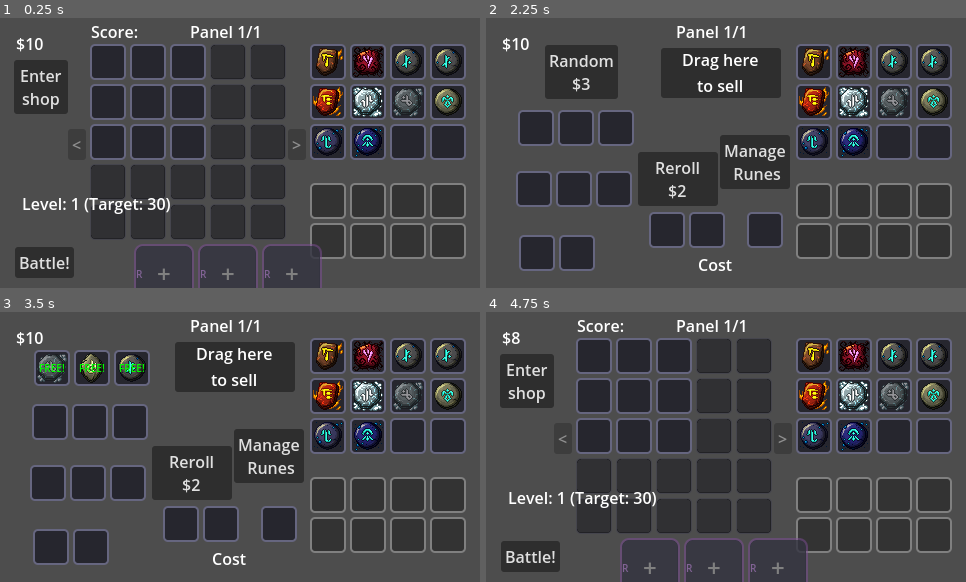
Above: before the commit, frames 1-4 (two rows, left to right).
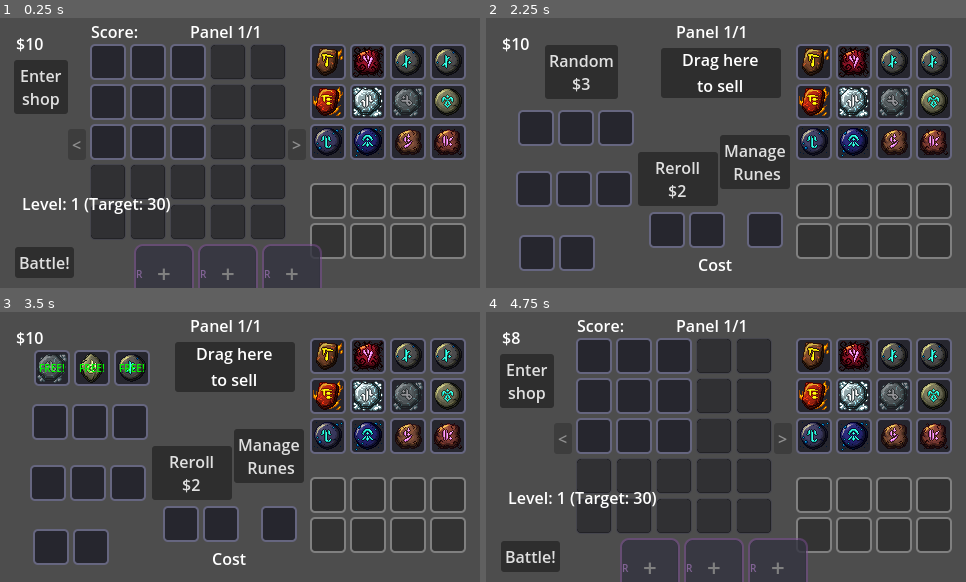
Above: after the commit, the same moments.

Repository: RenatoAAB/Runes
Game: Godot game, scene res://scenes/main.tscn
The game is run twice, just before and just after one commit, with the same random seed, the same clock (stepped at 60 frames per second) and the same inputs.
Inputs:
- Up to frame 1 (0.25 s): no input
- Up to frame 2 (2.25 s): click "Enter shop" at 0.5 s; click "Manage Runes" at 1.25 s; click "Enter shop" at 2 s
- Up to frame 3 (3.5 s): click "Random $3" at 2.75 s
- Up to frame 4 (4.75 s): click "Reroll $2" at 3.5 s; click "Manage Runes" at 4.25 s

The runs differ from the first frame. In frame 1, 0.8% of the frame differs, in the area x 82-97%, y 41-51%; in frame 2, 0.8%; in frame 3, 0.8%; in frame 4, 0.8%.

Commit message:
empathy e ninfa

Diff:
--- /dev/null
+++ b/resources/effects/effect_empathy_repeat_previous.tres
@@ -0,0 +1,13 @@
+[gd_resource type="Resource" script_class="RuneEffect" load_steps=4 format=3]
+
+[ext_resource type="Script" path="res://scripts/data/rune_effect.gd" id="1_effect"]
+[ext_resource type="Resource" path="res://resources/effects/conditions/condition_always.tres" id="2_cond"]
+[ext_resource type="Resource" path="res://resources/effects/targets/target_sequence_previous.tres" id="3_target"]
+[ext_resource type="Resource" path="res://resources/effects/payloads/payload_copy_previous_rune_effects.tres" id="4_payload"]
+
+[resource]
+script = ExtResource("1_effect")
+trigger = 0
+condition = ExtResource("2_cond")
+target = ExtResource("3_target")
+payload = ExtResource("4_payload")
--- /dev/null
+++ b/resources/effects/effect_nymph_spawn_water.tres
@@ -0,0 +1,13 @@
+[gd_resource type="Resource" script_class="RuneEffect" load_steps=4 format=3]
+
+[ext_resource type="Script" path="res://scripts/data/rune_effect.gd" id="1_effect"]
+[ext_resource type="Resource" path="res://resources/effects/conditions/condition_always.tres" id="2_cond"]
+[ext_resource type="Resource" path="res://resources/effects/targets/target_below.tres" id="3_target"]
+[ext_resource type="Resource" path="res://resources/effects/payloads/payload_create_pure_water_if_empty.tres" id="4_payload"]
+
+[resource]
+script = ExtResource("1_effect")
+trigger = 0
+condition = ExtResource("2_cond")
+target = ExtResource("3_target")
+payload = ExtResource("4_payload")
--- a/resources/effects/effect_phoenix_resurrect.tres
+++ b/resources/effects/effect_phoenix_resurrect.tres
@@ -1,9 +1,9 @@
-[gd_resource type="Resource" script_class="RuneEffect" load_steps=4 format=3]
+[gd_resource type="Resource" script_class="RuneEffect" load_steps=5 format=3 uid="uid://b6crilka5nddg"]
 
-[ext_resource type="Script" path="res://scripts/data/rune_effect.gd" id="1_effect"]
-[ext_resource type="Resource" path="res://resources/effects/conditions/condition_always.tres" id="2_cond"]
-[ext_resource type="Resource" path="res://resources/effects/targets/target_self.tres" id="3_target"]
-[ext_resource type="Resource" path="res://resources/effects/payloads/payload_mark_resurrection.tres" id="4_payload"]
+[ext_resource type="Script" uid="uid://dpxjxr3dyc4i0" path="res://scripts/data/rune_effect.gd" id="1_effect"]
+[ext_resource type="Resource" uid="uid://g3tyvvr22v14" path="res://resources/effects/conditions/condition_always.tres" id="2_cond"]
+[ext_resource type="Resource" uid="uid://16yatdx658me" path="res://resources/effects/targets/target_self.tres" id="3_target"]
+[ext_resource type="Resource" uid="uid://b36ccttykkfci" path="res://resources/effects/payloads/payload_mark_resurrection.tres" id="4_payload"]
 
 [resource]
 script = ExtResource("1_effect")
--- a/resources/effects/effect_sacred_spirit_bonus.tres
+++ b/resources/effects/effect_sacred_spirit_bonus.tres
@@ -1,13 +1,12 @@
-[gd_resource type="Resource" script_class="RuneEffect" load_steps=4 format=3]
+[gd_resource type="Resource" script_class="RuneEffect" load_steps=5 format=3 uid="uid://b4sp3hecdskyw"]
 
-[ext_resource type="Script" path="res://scripts/data/rune_effect.gd" id="1_effect"]
-[ext_resource type="Resource" path="res://resources/effects/conditions/condition_always.tres" id="2_cond"]
-[ext_resource type="Resource" path="res://resources/effects/targets/target_self.tres" id="3_target"]
+[ext_resource type="Script" uid="uid://dpxjxr3dyc4i0" path="res://scripts/data/rune_effect.gd" id="1_effect"]
+[ext_resource type="Resource" uid="uid://g3tyvvr22v14" path="res://resources/effects/conditions/condition_always.tres" id="2_cond"]
+[ext_resource type="Resource" uid="uid://16yatdx658me" path="res://resources/effects/targets/target_self.tres" id="3_target"]
 [ext_resource type="Resource" path="res://resources/effects/payloads/payload_score_per_spirit_activated.tres" id="4_payload"]
 
 [resource]
 script = ExtResource("1_effect")
-trigger = 0
 condition = ExtResource("2_cond")
 target = ExtResource("3_target")
 payload = ExtResource("4_payload")
--- a/resources/effects/effect_score_50.tres
+++ b/resources/effects/effect_score_50.tres
@@ -1,13 +1,12 @@
-[gd_resource type="Resource" script_class="RuneEffect" load_steps=4 format=3]
+[gd_resource type="Resource" script_class="RuneEffect" load_steps=5 format=3 uid="uid://dukhso5ey6arw"]
 
-[ext_resource type="Script" path="res://scripts/data/rune_effect.gd" id="1_effect"]
-[ext_resource type="Resource" path="res://resources/effects/conditions/condition_always.tres" id="2_cond"]
-[ext_resource type="Resource" path="res://resources/effects/targets/target_self.tres" id="3_target"]
+[ext_resource type="Script" uid="uid://dpxjxr3dyc4i0" path="res://scripts/data/rune_effect.gd" id="1_effect"]
+[ext_resource type="Resource" uid="uid://g3tyvvr22v14" path="res://resources/effects/conditions/condition_always.tres" id="2_cond"]
+[ext_resource type="Resource" uid="uid://16yatdx658me" path="res://resources/effects/targets/target_self.tres" id="3_target"]
 [ext_resource type="Resource" path="res://resources/effects/payloads/payload_add_score_50.tres" id="4_payload"]
 
 [resource]
 script = ExtResource("1_effect")
-trigger = 0
 condition = ExtResource("2_cond")
 target = ExtResource("3_target")
 payload = ExtResource("4_payload")
--- /dev/null
+++ b/resources/effects/payloads/payload_copy_previous_rune_effects.tres
@@ -0,0 +1,6 @@
+[gd_resource type="Resource" script_class="PayloadCopyPreviousRuneEffects" load_steps=2 format=3]
+
+[ext_resource type="Script" path="res://scripts/data/effects/payloads/payload_copy_previous_rune_effects.gd" id="1_payload"]
+
+[resource]
+script = ExtResource("1_payload")
--- /dev/null
+++ b/resources/effects/payloads/payload_create_pure_water_if_empty.tres
@@ -0,0 +1,6 @@
+[gd_resource type="Resource" script_class="PayloadCreatePureWaterIfEmpty" load_steps=2 format=3]
+
+[ext_resource type="Script" path="res://scripts/data/effects/payloads/payload_create_pure_water_if_empty.gd" id="1_payload"]
+
+[resource]
+script = ExtResource("1_payload")
--- a/resources/effects/payloads/payload_mark_resurrection.tres
+++ b/resources/effects/payloads/payload_mark_resurrection.tres
@@ -1,6 +1,6 @@
-[gd_resource type="Resource" script_class="PayloadMarkResurrection" load_steps=2 format=3]
+[gd_resource type="Resource" script_class="PayloadMarkResurrection" load_steps=2 format=3 uid="uid://b36ccttykkfci"]
 
-[ext_resource type="Script" path="res://scripts/data/effects/payloads/payload_mark_resurrection.gd" id="1_payload"]
+[ext_resource type="Script" uid="uid://chtvcmnmuue52" path="res://scripts/data/effects/payloads/payload_mark_resurrection.gd" id="1_payload"]
 
 [resource]
 script = ExtResource("1_payload")
--- a/resources/effects/payloads/payload_score_per_spirit_activated.tres
+++ b/resources/effects/payloads/payload_score_per_spirit_activated.tres
@@ -1,7 +1,6 @@
-[gd_resource type="Resource" script_class="PayloadScorePerSpiritActivated" load_steps=2 format=3]
+[gd_resource type="Resource" script_class="PayloadScorePerSpiritActivated" load_steps=2 format=3 uid="uid://cooek6ei7gf62"]
 
-[ext_resource type="Script" path="res://scripts/data/effects/payloads/payload_score_per_spirit_activated.gd" id="1_payload"]
+[ext_resource type="Script" uid="uid://coo37t4kfwqjp" path="res://scripts/data/effects/payloads/payload_score_per_spirit_activated.gd" id="1_payload"]
 
 [resource]
 script = ExtResource("1_payload")
-amount_per_rune = 20
--- /dev/null
+++ b/resources/effects/payloads/payload_trigger_targets.tres
@@ -0,0 +1,6 @@
+[gd_resource type="Resource" script_class="PayloadTriggerTargets" load_steps=2 format=3]
+
+[ext_resource type="Script" path="res://scripts/data/effects/payloads/payload_trigger_targets.gd" id="1_payload"]
+
+[resource]
+script = ExtResource("1_payload")
--- /dev/null
+++ b/resources/effects/targets/target_sequence_previous.tres
@@ -0,0 +1,8 @@
+[gd_resource type="Resource" script_class="TargetSequence" load_steps=2 format=3]
+
+[ext_resource type="Script" path="res://scripts/data/effects/targets/target_sequence.gd" id="1_seq"]
+
+[resource]
+script = ExtResource("1_seq")
+direction = 0
+include_self = false
--- a/resources/runes/uncommon/rune_empathy.tres
+++ b/resources/runes/uncommon/rune_empathy.tres
@@ -1,14 +1,15 @@
-[gd_resource type="Resource" script_class="RuneData" load_steps=4 format=3 uid="uid://b165vm8geww4y"]
+[gd_resource type="Resource" script_class="RuneData" load_steps=5 format=3 uid="uid://b165vm8geww4y"]
 
 [ext_resource type="Script" uid="uid://s48ipf5uo7mv" path="res://scripts/data/rune_data.gd" id="1_data"]
-[ext_resource type="Script" uid="uid://dpxjxr3dyc4i0" path="res://scripts/data/rune_effect.gd" id="1_iohvk"]
-[ext_resource type="Resource" path="res://resources/effects/effect_score_30.tres" id="2_effect"]
+[ext_resource type="Resource" path="res://resources/effects/effect_empathy_repeat_previous.tres" id="2_effect"]
+[ext_resource type="Texture2D" path="res://sprites/icons/runes/Icon32.png" id="3_icon"]
 
 [resource]
 script = ExtResource("1_data")
 id = "empathy"
 rune_name = "Empatia"
-description = "+30 pontos. (+1 ativação para runas do mesmo elemento - WIP)"
+description = "Copia os efeitos da runa anterior na sequência (usa a própria ativação)."
 rarity = 1
 elements = Array[int]([4, 1])
-effects = Array[ExtResource("1_iohvk")]([ExtResource("2_effect")])
+textures = [ExtResource("3_icon")]
+effects = [ExtResource("2_effect")]
--- a/resources/runes/uncommon/rune_nymph.tres
+++ b/resources/runes/uncommon/rune_nymph.tres
@@ -1,14 +1,15 @@
-[gd_resource type="Resource" script_class="RuneData" load_steps=4 format=3 uid="uid://dsagb67rf2ptx"]
+[gd_resource type="Resource" script_class="RuneData" load_steps=5 format=3 uid="uid://dsagb67rf2ptx"]
 
 [ext_resource type="Script" uid="uid://s48ipf5uo7mv" path="res://scripts/data/rune_data.gd" id="1_data"]
-[ext_resource type="Script" uid="uid://dpxjxr3dyc4i0" path="res://scripts/data/rune_effect.gd" id="1_s5ykq"]
-[ext_resource type="Resource" path="res://resources/effects/effect_score_30.tres" id="2_effect"]
+[ext_resource type="Resource" path="res://resources/effects/effect_nymph_spawn_water.tres" id="2_effect"]
+[ext_resource type="Texture2D" path="res://sprites/icons/runes/Icon33.png" id="3_icon"]
 
 [resource]
 script = ExtResource("1_data")
 id = "nymph"
 rune_name = "Ninfa"
-description = "+30 pontos. (Cria runa Water em slot vazio abaixo - WIP)"
+description = "Se o slot abaixo estiver vazio, cria uma runa de Água pura nele."
 rarity = 1
 elements = Array[int]([4, 1])
-effects = Array[ExtResource("1_s5ykq")]([ExtResource("2_effect")])
+textures = [ExtResource("3_icon")]
+effects = [ExtResource("2_effect")]
--- a/resources/runes/uncommon/rune_phoenix.tres
+++ b/resources/runes/uncommon/rune_phoenix.tres
@@ -1,9 +1,10 @@
 [gd_resource type="Resource" script_class="RuneData" load_steps=6 format=3 uid="uid://ckse0lfiw6q1d"]
 
 [ext_resource type="Script" uid="uid://s48ipf5uo7mv" path="res://scripts/data/rune_data.gd" id="1_data"]
-[ext_resource type="Resource" path="res://resources/effects/effect_score_50.tres" id="2_effect_score"]
-[ext_resource type="Resource" path="res://resources/effects/effect_phoenix_resurrect.tres" id="3_effect_res"]
-[ext_resource type="Texture2D" path="res://sprites/icons/runes/Icon45.png" id="4_icon"]
+[ext_resource type="Script" uid="uid://dpxjxr3dyc4i0" path="res://scripts/data/rune_effect.gd" id="1_soc21"]
+[ext_resource type="Resource" uid="uid://dukhso5ey6arw" path="res://resources/effects/effect_score_50.tres" id="2_effect_score"]
+[ext_resource type="Resource" uid="uid://b6crilka5nddg" path="res://resources/effects/effect_phoenix_resurrect.tres" id="3_effect_res"]
+[ext_resource type="Texture2D" uid="uid://wwblorximvkl" path="res://sprites/icons/runes/Icon45.png" id="4_icon"]
 
 [resource]
 script = ExtResource("1_data")
@@ -13,5 +14,5 @@
 rarity = 1
 elements = Array[int]([4, 0])
 is_indestructible = false
-textures = [ExtResource("4_icon")]
-effects = [ExtResource("2_effect_score"), ExtResource("3_effect_res")]
+textures = Array[Texture2D]([ExtResource("4_icon")])
+effects = Array[ExtResource("1_soc21")]([ExtResource("2_effect_score"), ExtResource("3_effect_res")])
--- a/resources/runes/uncommon/rune_sacred.tres
+++ b/resources/runes/uncommon/rune_sacred.tres
@@ -1,8 +1,9 @@
-[gd_resource type="Resource" script_class="RuneData" load_steps=6 format=3 uid="uid://dixlohqkt4vcl"]
+[gd_resource type="Resource" script_class="RuneData" load_steps=5 format=3 uid="uid://dixlohqkt4vcl"]
 
 [ext_resource type="Script" uid="uid://s48ipf5uo7mv" path="res://scripts/data/rune_data.gd" id="1_data"]
-[ext_resource type="Resource" path="res://resources/effects/effect_sacred_spirit_bonus.tres" id="2_effect"]
-[ext_resource type="Texture2D" path="res://sprites/icons/runes/Icon46.png" id="3_icon"]
+[ext_resource type="Script" uid="uid://dpxjxr3dyc4i0" path="res://scripts/data/rune_effect.gd" id="1_u1cua"]
+[ext_resource type="Resource" uid="uid://b4sp3hecdskyw" path="res://resources/effects/effect_sacred_spirit_bonus.tres" id="2_effect"]
+[ext_resource type="Texture2D" uid="uid://c06ho32qsno82" path="res://sprites/icons/runes/Icon46.png" id="3_icon"]
 
 [resource]
 script = ExtResource("1_data")
@@ -11,5 +12,5 @@
 description = "+20 pontos para cada runa de Espírito que foi ativada na rodada."
 rarity = 1
 elements = Array[int]([4, 0])
-textures = [ExtResource("3_icon")]
-effects = [ExtResource("2_effect")]
+textures = Array[Texture2D]([ExtResource("3_icon")])
+effects = Array[ExtResource("1_u1cua")]([ExtResource("2_effect")])
--- a/scenes/main.tscn
+++ b/scenes/main.tscn
@@ -10,16 +10,18 @@
 [ext_resource type="Resource" uid="uid://c6gjg03cc4ok1" path="res://resources/runes/common/rune_fire.tres" id="6_jkv2x"]
 [ext_resource type="Script" uid="uid://c212fo845qvri" path="res://scripts/ui/tooltip_manager.gd" id="7_trceg"]
 [ext_resource type="Resource" uid="uid://xtdyw6q0mvfr" path="res://resources/runes/uncommon/rune_meteor.tres" id="10_pm3ni"]
-[ext_resource type="Resource" path="res://resources/runes/common/rune_darkness.tres" id="11_0ld40"]
-[ext_resource type="Resource" path="res://resources/runes/common/rune_vacuum.tres" id="11_gqmmt"]
+[ext_resource type="Resource" uid="uid://ddrpf7ipqa6ho" path="res://resources/runes/common/rune_darkness.tres" id="11_0ld40"]
+[ext_resource type="Resource" uid="uid://los6hsochy4j" path="res://resources/runes/common/rune_vacuum.tres" id="11_gqmmt"]
 [ext_resource type="Script" uid="uid://2lm3cymbdyl3" path="res://scripts/ui/shop_ui.gd" id="11_shop"]
 [ext_resource type="Resource" uid="uid://d3ui0cqhaq8lf" path="res://resources/runes/rare/rune_gravity.tres" id="12_dp3eg"]
-[ext_resource type="Resource" path="res://resources/runes/common/rune_light.tres" id="12_gqmmt"]
+[ext_resource type="Resource" uid="uid://cn6hk3tc2dfs7" path="res://resources/runes/common/rune_light.tres" id="12_gqmmt"]
 [ext_resource type="Script" uid="uid://1napf1qi4oou" path="res://scripts/ui/sell_area.gd" id="12_sell"]
-[ext_resource type="Resource" path="res://resources/runes/common/rune_dream.tres" id="13_yc10j"]
+[ext_resource type="Resource" uid="uid://doyhkjvdfum17" path="res://resources/runes/common/rune_dream.tres" id="13_yc10j"]
 [ext_resource type="Resource" uid="uid://ckse0lfiw6q1d" path="res://resources/runes/uncommon/rune_phoenix.tres" id="14_yc10j"]
 [ext_resource type="Resource" uid="uid://dixlohqkt4vcl" path="res://resources/runes/uncommon/rune_sacred.tres" id="15_jscy8"]
 [ext_resource type="Resource" uid="uid://b68ko7mf7bcei" path="res://resources/runes/uncommon/rune_obsidian.tres" id="16_og1vs"]
+[ext_resource type="Resource" uid="uid://b165vm8geww4y" path="res://resources/runes/uncommon/rune_empathy.tres" id="16_pm3ni"]
+[ext_resource type="Resource" uid="uid://dsagb67rf2ptx" path="res://resources/runes/uncommon/rune_nymph.tres" id="17_y6deb"]
 [ext_resource type="Resource" uid="uid://drwnsdkkhm5um" path="res://resources/runes/drop_rates.tres" id="18_pm3ni"]
 
 [node name="Main" type="Node2D" node_paths=PackedStringArray("game_manager", "inventory_manager", "grid_container", "in …(249 unchanged characters)…
@@ -49,7 +51,7 @@
 script = ExtResource("1_o6xl0")
 inventory_manager = NodePath("../InventoryManager")
 base_target_score = 30
-initial_runes = Array[ExtResource("5_muem4")]([ExtResource(" …(194 unchanged characters)… rce("14_yc10j"), ExtResource("15_jscy8")])
+initial_runes = Array[ExtResource("5_muem4")]([ExtResource(" …(194 unchanged characters)… rce("14_yc10j"), ExtResource("15_jscy8"), ExtResource("16_pm3ni"), ExtResource("17_y6deb")])
 rune_drop_rates = ExtResource("18_pm3ni")
 
 [node name="InventoryManager" type="Node" parent="Managers"]
--- /dev/null
+++ b/scripts/data/effects/payloads/payload_copy_previous_rune_effects.gd
@@ -0,0 +1,28 @@
+class_name PayloadCopyPreviousRuneEffects
+extends EffectPayload
+
+## Copies ON_READ effects of the previous rune in sequence, executing them as if this rune cast them.
+## Consumes this rune's activation (handled by the caller); does not trigger the previous rune's activation.
+
+func execute(targets: Array[GridSlot], source_rune: RuneInstance, context: BattleContext) -> void:
+	if not context:
+		return
+	var source_slot := context.current_slot
+	if not source_slot:
+		return
+	for slot in targets:
+		if slot.is_empty():
+			continue
+		var ref_rune := slot.rune
+		for effect in ref_rune.data.effects:
+			if effect.trigger != GameEnums.EffectTrigger.ON_READ:
+				continue
+			effect.execute(source_rune, context, source_slot)
+
+
+func get_description() -> String:
+	return "Copy effects of rune"
+
+
+func get_keywords() -> Array[StringName]:
+	return [Keywords.TRIGGER, Keywords.CHAIN]
--- /dev/null
+++ b/scripts/data/effects/payloads/payload_create_pure_water_if_empty.gd
@@ -0,0 +1,41 @@
+class_name PayloadCreatePureWaterIfEmpty
+extends EffectPayload
+
+const RuneLibrary = preload("res://scripts/data/rune_library.gd")
+const ElementIcons = preload("res://scripts/core/element_icons.gd")
+
+## Creates a random pure Water rune in the target slot if it is empty.
+func execute(targets: Array[GridSlot], _source_rune: RuneInstance, context: BattleContext) -> void:
+	if not context:
+		return
+	var candidates = RuneLibrary.get_pure_runes_for_element(GameEnums.Element.WATER)
+	for slot in targets:
+		if slot.is_void() or not slot.is_empty():
+			continue
+		var rune_data: RuneData = _pick_candidate(candidates)
+		if not rune_data:
+			continue
+		var instance = RuneInstance.new(rune_data)
+		slot.set_rune(instance)
+		if context.grid:
+			context.grid.slot_changed.emit(slot.grid_position)
+		if context.event_bus:
+			context.event_bus.notify_rune_created(slot, instance)
+		else:
+			context.on_rune_created(slot, instance)
+		print("Created Water rune at %s" % str(slot.grid_position))
+
+
+func _pick_candidate(candidates: Array[RuneData]) -> RuneData:
+	if candidates.is_empty():
+		return null
+	return candidates[randi_range(0, candidates.size() - 1)]
+
+
+func get_description() -> String:
+	var water_icon = ElementIcons.get_bbcode(GameEnums.Element.WATER)
+	return "If target slot is empty, create a pure %s rune there" % water_icon
+
+
+func get_keywords() -> Array[StringName]:
+	return [Keywords.CREATE, Keywords.ELEMENT_TARGET]
--- a/scripts/data/effects/payloads/payload_score_per_spirit_activated.gd
+++ b/scripts/data/effects/payloads/payload_score_per_spirit_activated.gd
@@ -2,6 +2,8 @@
 extends EffectPayload
 
 ## Grants score based on distinct Spirit runes that activated this round.
+
+const ElementIcons = preload("res://scripts/core/element_icons.gd")
 
 @export var amount_per_rune: int = 20
 
@@ -24,7 +26,8 @@
 
 
 func get_description() -> String:
-	return "+%d score per Spirit rune activated this round" % amount_per_rune
+	var spirit_icon = ElementIcons.get_bbcode(GameEnums.Element.SPIRIT)
+	return "+%d score per %s rune activated this round" % [amount_per_rune, spirit_icon]
 
 
 func get_keywords() -> Array[StringName]:
--- /dev/null
+++ b/scripts/data/rune_library.gd
@@ -0,0 +1,49 @@
+class_name RuneLibrary
+extends Object
+
+## Utility to load rune data assets and filter by element composition.
+
+const RUNE_FOLDERS := [
+	"res://resources/runes/common/",
+	"res://resources/runes/uncommon/",
+	"res://resources/runes/rare/",
+	"res://resources/runes/epic/",
+	"res://resources/runes/legendary/"
+]
+
+static var _cache_all: Array[RuneData] = []
+static var _cache_pure_by_element: Dictionary = {}
+
+## Returns all rune assets (all rarities/tiers). Cached after first load.
+static func get_all_runes() -> Array[RuneData]:
+	if _cache_all.size() > 0:
+		return _cache_all
+	var result: Array[RuneData] = []
+	for folder_path in RUNE_FOLDERS:
+		var dir = DirAccess.open(folder_path)
+		if not dir:
+			continue
+		dir.list_dir_begin()
+		var file_name = dir.get_next()
+		while file_name != "":
+			if file_name.ends_with(".tres"):
+				var rune_path = folder_path + file_name
+				var rune_data: RuneData = load(rune_path)
+				if rune_data:
+					result.append(rune_data)
+			file_name = dir.get_next()
+		dir.list_dir_end()
+	_cache_all = result
+	return _cache_all
+
+## Returns all runes whose elements are a pure single element matching `element`.
+static func get_pure_runes_for_element(element: GameEnums.Element) -> Array[RuneData]:
+	if _cache_pure_by_element.has(element):
+		return _cache_pure_by_element[element]
+	var all = get_all_runes()
+	var filtered: Array[RuneData] = []
+	for rune_data in all:
+		if GameEnums.is_pure_element(rune_data.elements) and GameEnums.has_element(rune_data.elements, element):
+			filtered.append(rune_data)
+	_cache_pure_by_element[element] = filtered
+	return filtered
Not shown: 1 places in scenes/main.tscn that only renumber resources
Not shown, added: scripts/data/effects/payloads/payload_copy_previous_rune_effects.gd.uid
Not shown, added: scripts/data/effects/payloads/payload_create_pure_water_if_empty.gd.uid
Not shown, added: scripts/data/rune_library.gd.uid
